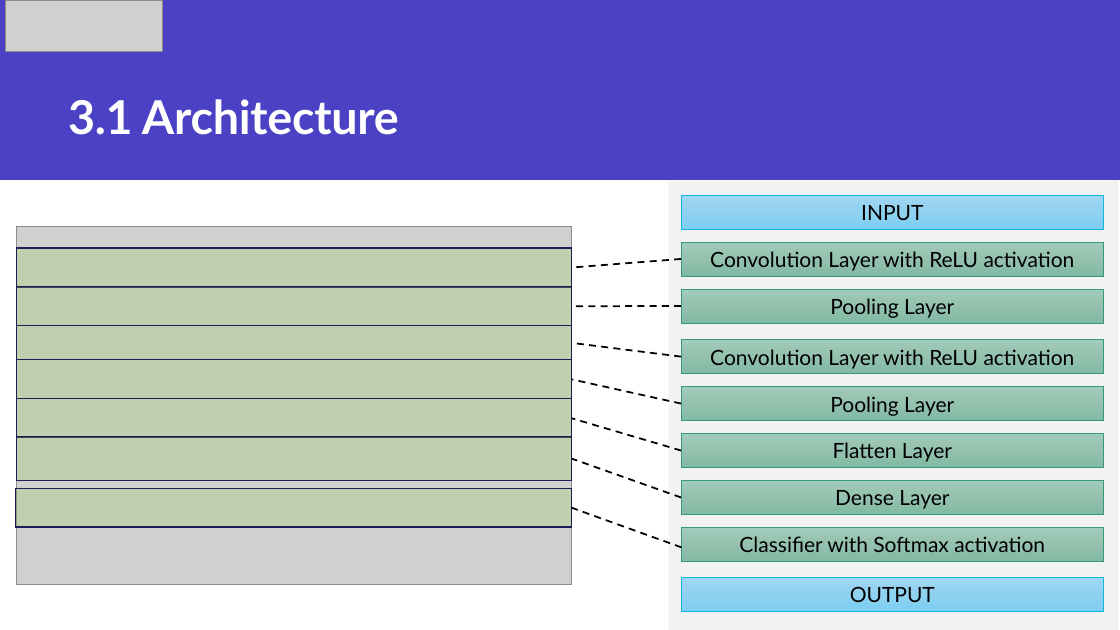
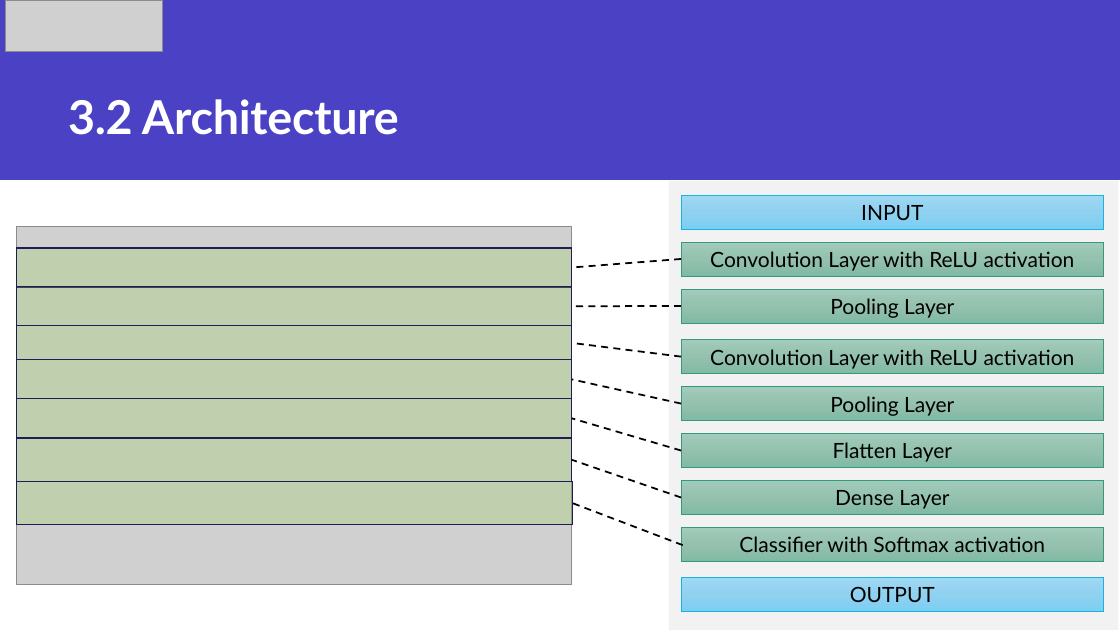
Before and after one commit to eliMedig/e-Portfolio, a slide deck: slide 12 of files/Individual_Presentation.pptx. Drawn at 1120x630 pixels with LibreOffice and Linux fonts; fonts in the diff are those of the drawing; grey boxes stand for pictures. Boxes give left, top, right and bottom in pixels: in the first picture for what was removed or moved away, otherwise in the second. Text is boxed around its words. In the diff, an @@ line names an element or a change of style, - is before the commit and + after.

```diff
--- a/files/Individual_Presentation.pptx
+++ b/files/Individual_Presentation.pptx
@@ title at <box>68,99,399,135</box>: text changed @@
-3.1 Architecture
+3.2 Architecture
@@ rectangle: place and size @@
-rectangle at <box>16,488,571,527</box>
+rectangle at <box>16,481,572,525</box>
@@ line moved from (681, 548) - (571, 507) to (683, 545) - (573, 503) @@
```
Also in this commit, not shown: 5 other slides changed, 3 other files.
